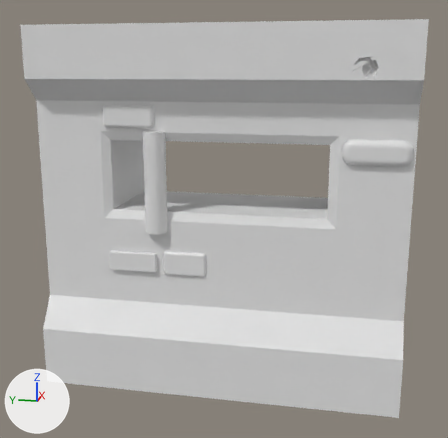
A saved change to the Blender file Env_Wall_Window_A.blend.
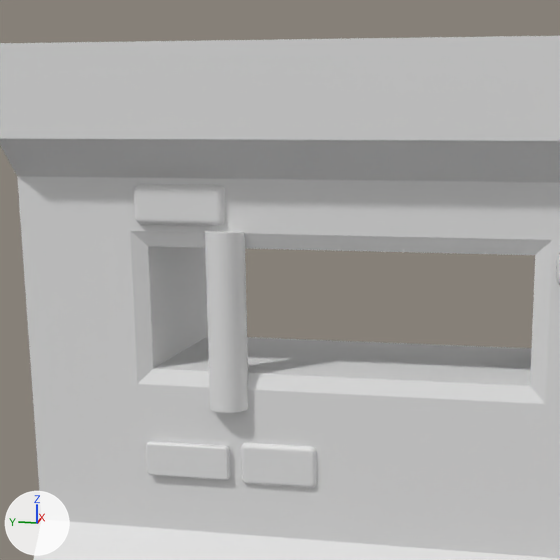
Each version appears first whole from a 50 mm lens placed at (-62.2, -32.2, -10.2), pointed at (-14.2, -22.6, -22.2), and next in a close-up on the part from 6% to 77% of the width and 0% to 73% of the height. Lighting does not change. The marker at lower left points along +X, +Y and +Z. The older version's two pictures come first.

In view in the first close-up: 'Cylinder', 'Wall'.
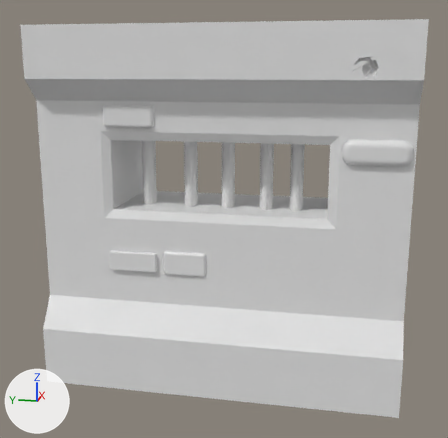
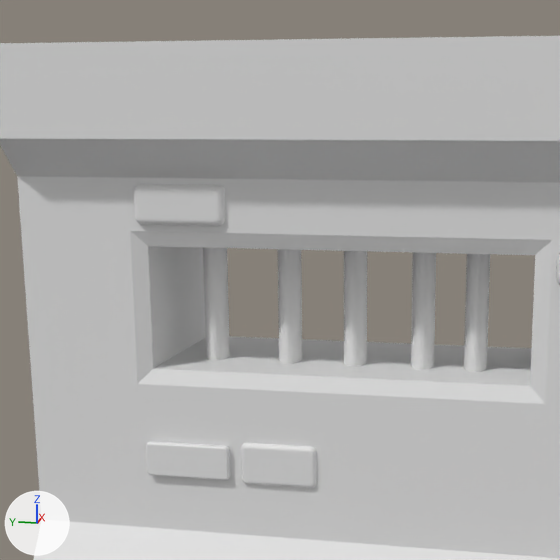
Changed parts and their boxes [x1, y1, x2, y2] in the close-ups (560 x 560 px):
'Cylinder', moved, rescaled: before [205, 231, 248, 413]; after [203, 247, 230, 361]
'Cylinder.004', added: after [464, 254, 490, 372]
'Cylinder.003', added: after [411, 252, 436, 370]
'Cylinder.001', added: after [277, 249, 302, 364]
'Cylinder.002', added: after [344, 251, 367, 367]

The change, as a list of edits to the scene's bpy script:
```text
Change ob_cylinder:
    ob_cylinder.location: (-18.07, -18.15, -18.67) -> (-14.89, -16.65, -18.67)
    ob_cylinder.scale: (0.832, 0.832, -3.81) -> (0.832, -0.5, 4.6)
Add ob_cylinder_004:
    ob_cylinder_004 = bpy.data.objects.new('Cylinder.004', me_cylinder.copy())  # the mesh of ob_cylinder
    ob_cylinder_004.location = (-14.89, -28.48, -18.53)
    ob_cylinder_004.scale = (0.832, -0.5, 4.6)
Add ob_cylinder_003:
    ob_cylinder_003 = bpy.data.objects.new('Cylinder.003', me_cylinder.copy())  # the mesh of ob_cylinder
    ob_cylinder_003.location = (-14.89, -26.14, -18.31)
    ob_cylinder_003.scale = (0.832, -0.5, 4.6)
Add ob_cylinder_002:
    ob_cylinder_002 = bpy.data.objects.new('Cylinder.002', me_cylinder.copy())  # the mesh of ob_cylinder
    ob_cylinder_002.location = (-14.89, -23.1, -18.31)
    ob_cylinder_002.scale = (0.832, -0.5, 4.6)
Add ob_cylinder_001:
    ob_cylinder_001 = bpy.data.objects.new('Cylinder.001', me_cylinder.copy())  # the mesh of ob_cylinder
    ob_cylinder_001.location = (-14.89, -20.1, -18.16)
    ob_cylinder_001.scale = (0.832, -0.5, 4.6)
```
